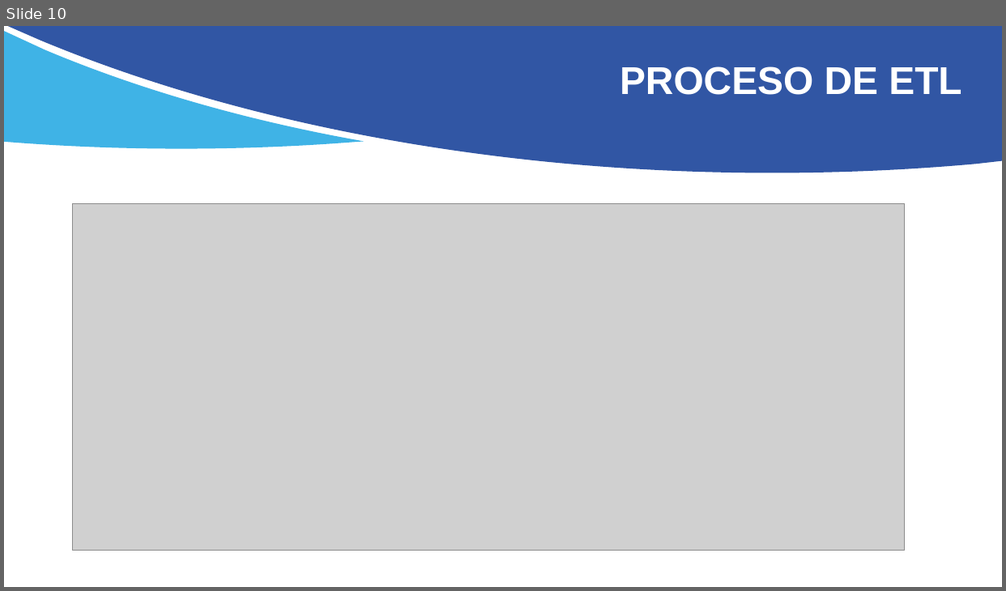
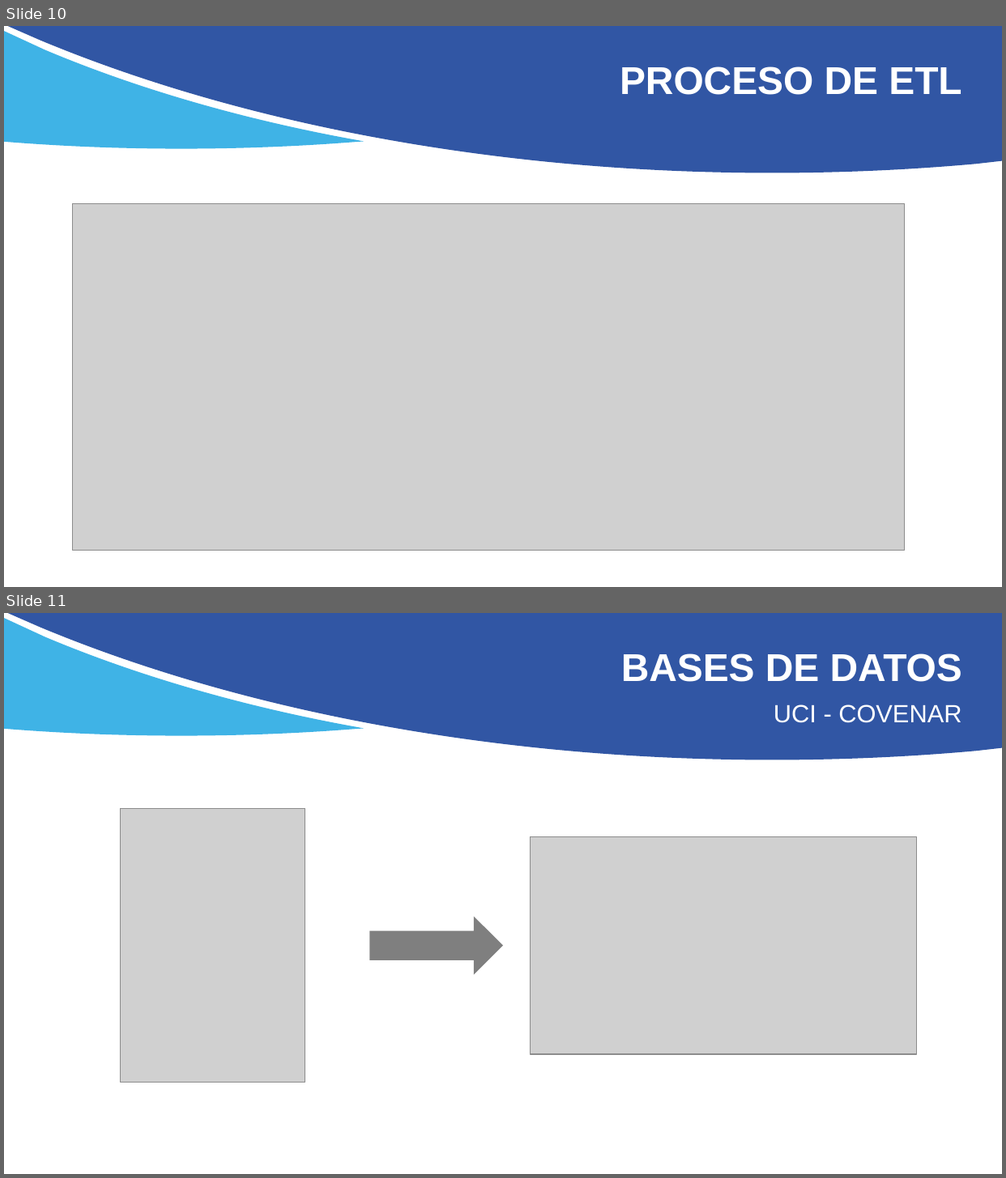
Before and after one commit to JuanRS26/Unidad-de-Cuidados-Intensivos, a slide deck: Sprint-2/DEMO2.pptx. Shown one above the other, each under a label of ours: slide 10 before the commit, slides 10 and 11 after it. The pictures are 1006x591 and 1006x1178 pixels, drawn with LibreOffice and Linux fonts; fonts in the diff are those of the drawing; grey boxes stand for pictures. Boxes give left, top, right and bottom in pixels: in the first picture for what was removed or moved away, otherwise in the second. Text is boxed around its words. In the diff, an @@ line names an element or a change of style, - is before the commit and + after.

```diff
--- a/Sprint-2/DEMO2.pptx
+++ b/Sprint-2/DEMO2.pptx
@@ slide 11 added at [4,613,1002,1174], background #FFFFFF; not listed: 2 template elements that a slide beside it also shows @@
@@ title added at [621,653,962,682], 28 pt, text #FFFFFF, bold @@
+BASES DE DATOS
@@ subtitle added at [774,705,961,723], 18 pt, text #FFFFFF @@
+UCI - COVENAR
@@ picture added at [121,808,305,1082] @@
@@ picture added at [530,837,917,1054] @@
@@ right arrow added at [369,917,503,975], fill #000000 at 50% opacity @@
```
Also in this commit, not shown: 2 other slides added, 7 other files.
